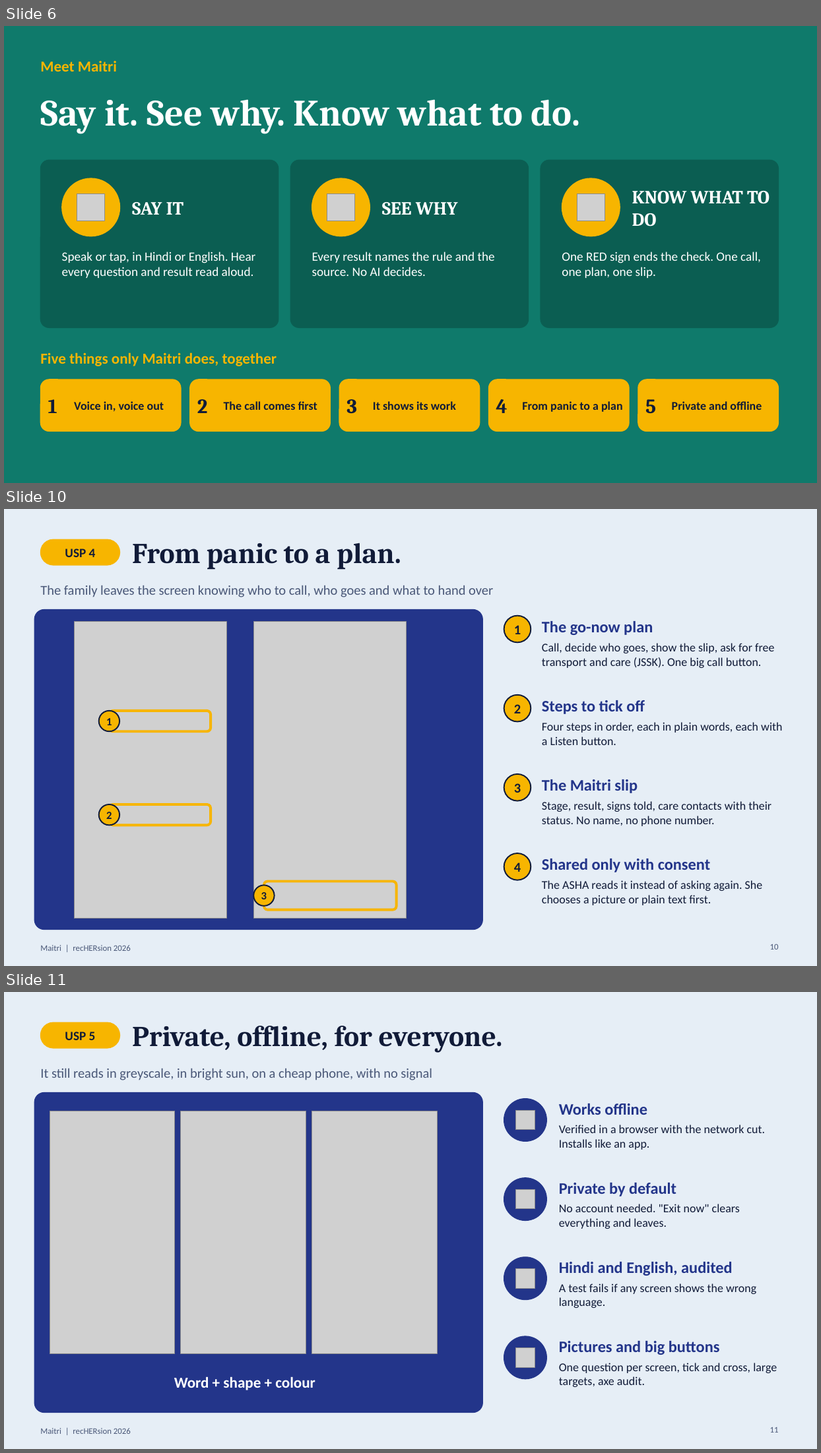
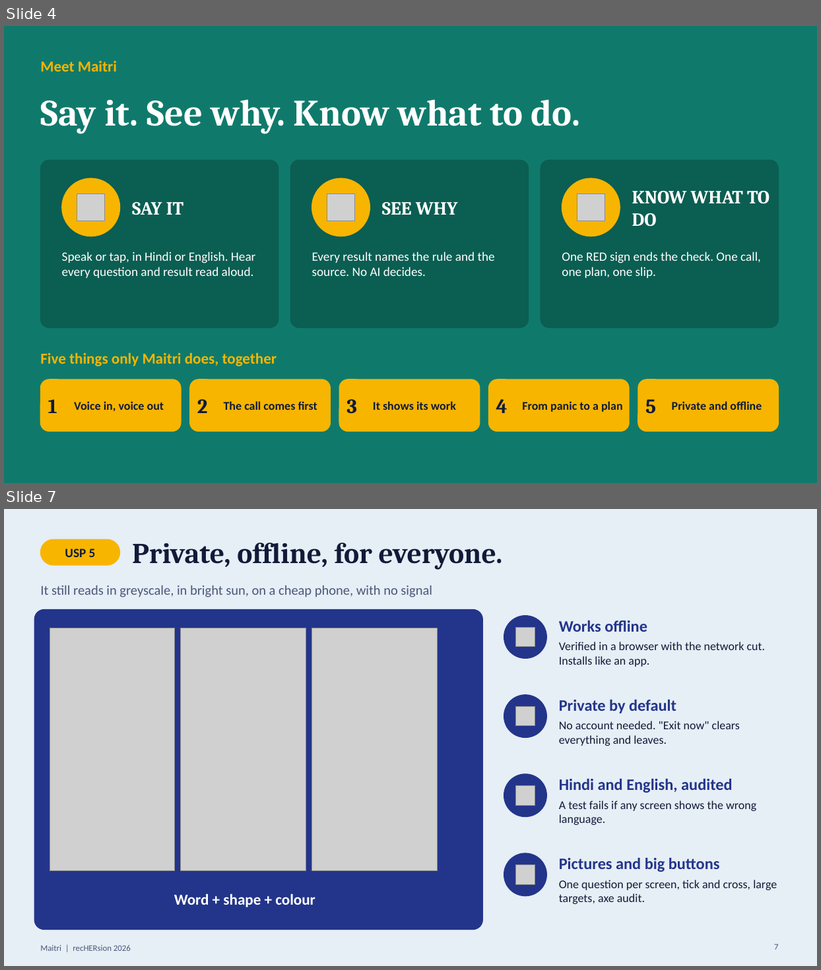
Before and after one commit to aafreenzy/maitri, a slide deck: docs/Maitri-recHERsion-2026-final.pptx. Shown one above the other, each under a label of ours: slides 6, 10 and 11 before the commit, slides 4 and 7 after it; the slides between them are not shown. The pictures are 821x1453 and 821x970 pixels, drawn with LibreOffice and Linux fonts; fonts in the diff are those of the drawing; grey boxes stand for pictures. Boxes give left, top, right and bottom in pixels: in the first picture for what was removed or moved away, otherwise in the second. Text is boxed around its words. In the diff, an @@ line names an element or a change of style, - is before the commit and + after.

```diff
--- a/docs/Maitri-recHERsion-2026-final.pptx
+++ b/docs/Maitri-recHERsion-2026-final.pptx
@@ slide 10 removed at [4,509,817,966], background #E6EEF6; not listed: 1 template element that a slide beside it also shows @@
@@ rounded rectangle removed at [40,539,120,565] @@
@@ text removed at [132,543,401,570] @@
-From panic to a plan.
@@ text removed at [65,549,96,557] @@
-USP 4
@@ text removed at [40,586,493,597] @@
-The family leaves the screen knowing who to call, who goes and what to hand over
@@ rounded rectangle removed at [34,609,483,930] @@
@@ picture removed at [74,622,226,919] @@
@@ picture removed at [254,622,407,919] @@
@@ ellipse removed at [504,616,531,642] @@
@@ text removed at [514,625,521,634] @@
-1
@@ text removed at [542,621,653,635] @@
-The go-now plan
@@ text removed at [542,643,774,668] @@
-Call, decide who goes, show the slip, ask for free transport and care (JSSK). One big call button.
@@ ellipse removed at [504,695,531,722] @@
@@ text removed at [514,704,521,714] @@
-2
@@ text removed at [542,700,645,714] @@
-Steps to tick off
@@ ellipse removed at [99,711,120,731] @@
@@ text removed at [106,718,112,725] @@
-1
@@ rounded rectangle removed at [110,711,211,731] @@
@@ text removed at [542,722,782,745] @@
-Four steps in order, each in plain words, each with a Listen button.
@@ ellipse removed at [504,774,531,801] @@
@@ text removed at [514,784,521,793] @@
-3
@@ text removed at [542,780,638,793] @@
-The Maitri slip
@@ ellipse removed at [99,805,120,826] @@
@@ rounded rectangle removed at [110,805,211,826] @@
@@ text removed at [542,801,772,826] @@
-Stage, result, signs told, care contacts with their status. No name, no phone number.
@@ text removed at [106,812,112,819] @@
-2
@@ ellipse removed at [504,854,531,881] @@
@@ text removed at [514,863,521,872] @@
-4
@@ text removed at [542,859,710,873] @@
-Shared only with consent
@@ rounded rectangle removed at [264,882,396,910] @@
@@ text removed at [542,881,763,906] @@
-The ASHA reads it instead of asking again. She chooses a picture or plain text first.
@@ ellipse removed at [253,885,274,906] @@
@@ text removed at [261,892,267,900] @@
-3
@@ page number removed at [770,945,779,950] @@
-10
@@ what was slide 6 is now slide 4 @@
@@ what was slide 11 is now slide 7 @@
@@ page number at [774,945,778,950]: text changed @@
-11
+7
```
Also in this commit, not shown: 7 slides changed, 8 other slides removed, 4 other files.
